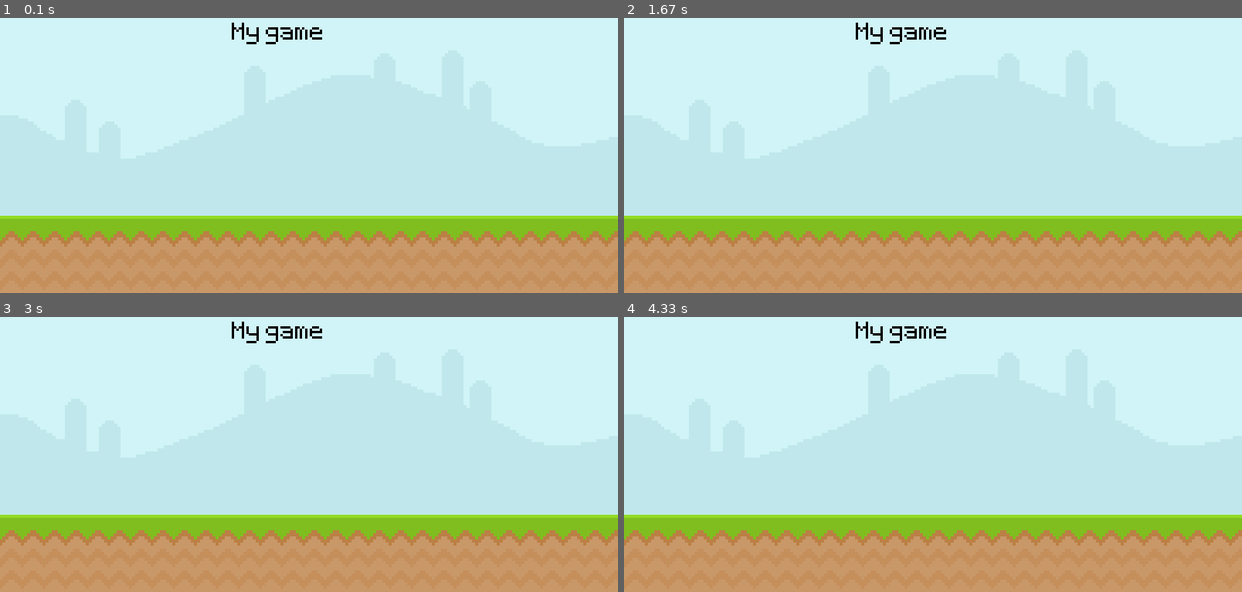
Above: before the commit, frames 1-4 (two rows, left to right).
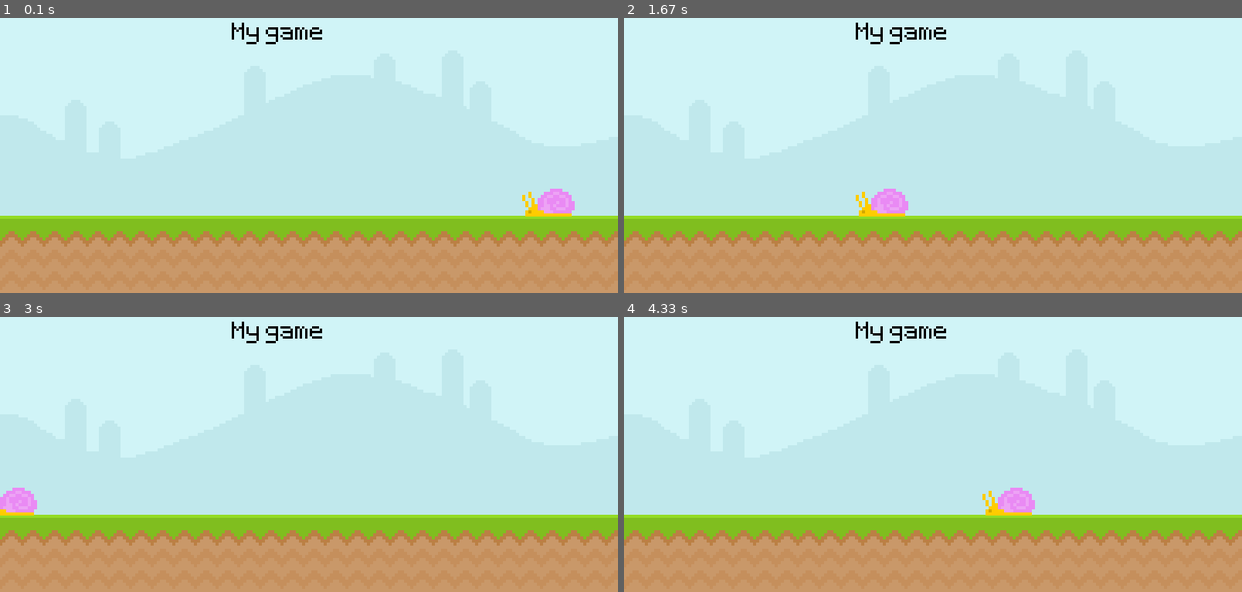
Above: after the commit, the same moments.

Repository: SzymonK1306/Pygame-project
Game: pygame game, started from main.py
The game is run twice, just before and just after one commit, with the same random seed, the same clock (stepped at 60 frames per second) and the same inputs.
Inputs:
- Up to frame 1 (0.1 s): no input
- Up to frame 2 (1.67 s): no input
- Up to frame 3 (3 s): no input
- Up to frame 4 (4.33 s): no input

The runs differ from the first frame. In frame 1, 0.6% of the frame differs, in the area x 84-93%, y 62-73%; in frame 2, 0.6%; in frame 3, 0.5%; in frame 4, 0.6%.

Commit message:
add simple animation of snail

Diff:
--- a/main.py
+++ b/main.py
@@ -1,15 +1,18 @@
 import pygame
 from sys import exit
 
-pygame.init()
+pygame.init()       # initiation pygame
 window = pygame.display.set_mode((800, 400))
-pygame.display.set_caption("Runner")
+pygame.display.set_caption("Runner")    # title of the window
 clock = pygame.time.Clock()     # clock object
-testFont = pygame.font.Font("fonts/Pixeltype.ttf", 50)
+font = pygame.font.Font("fonts/Pixeltype.ttf", 50)  # font object
 
-sky = pygame.image.load("images/Sky.png")
-ground = pygame.image.load("images/ground.png")
-testSurface = testFont.render("My game", False, "Black")
+sky_surface = pygame.image.load("images/Sky.png").convert()     # convert is for our game run faster
+ground_surface = pygame.image.load("images/ground.png").convert()
+textSurface = font.render("My game", False, "Black")
+snail_surface = pygame.image.load("images/snail/snail1.png").convert_alpha()
+snail_xPos = 700
+
 
 
 while True:
@@ -19,9 +22,13 @@
             pygame.quit()
             exit()      # closing program without the error
 
-    window.blit(sky, (0, 0))
-    window.blit(ground, (0, 300))
-    window.blit(testSurface, (300, 50))
+    window.blit(sky_surface, (0, 0))
+    window.blit(ground_surface, (0, 300))
+    window.blit(textSurface, (300, 50))
+    snail_xPos -= 4
+    if snail_xPos < -100:
+        snail_xPos = 700
+    window.blit(snail_surface, (snail_xPos, 265))
 
     pygame.display.update()
     clock.tick(60)      # maximum frame rate
